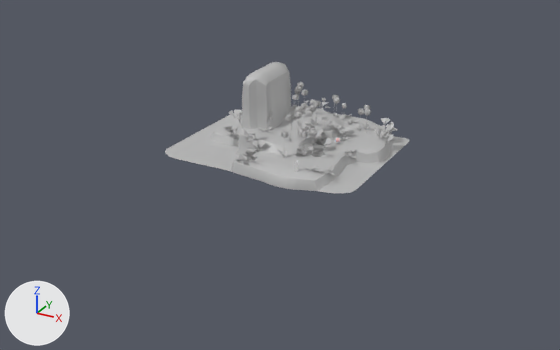
The Blender file scenes/proto-world2.blend as it was, and as the next commit left it.
The view is the same before and after, from a 50 mm lens placed at (69.8, -134.6, 65.4), pointed at (-8.0, 6.8, -5.3). The axes (+X, +Y, +Z) are drawn at lower left. The lights are the same throughout.

Names of what the first picture shows: 'WalkMe'.
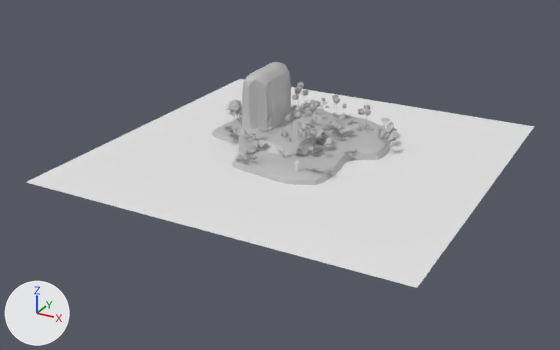
Pixel boxes (x1, y1, x2, y2) of what changed, in the pictures (560 x 350 px):
'Water', added
    after: (26, 79, 534, 288)
'FLO_03', added
    after: (226, 100, 242, 115)
'FLO_03_foc_01.001', added
    after: (229, 99, 242, 114)

The change, as a list of edits to the scene's bpy script:
```text
Add mat_lambert1_005:
    mat_lambert1_005 = principled_material('lambert1.005')
    mat_lambert1_005.base_color = (0.5, 0.5, 0.5)  # grey #bcbcbc
    mat_lambert1_005.roughness = 0.553
Add me_plane:
    me_plane.from_pydata([(-43.3, -43.3, 0.0), (43.3, -43.3, 0.0), (-43.3, 43.3, 0.0), (43.3, 43.3, 0.0)], [], [(0, 1, 3, 2)])
Add me_mesh_013:
    me_mesh_013.from_pydata(...)  # 1660 vertices, 1664 faces; spans x -0.614..0.655, y -0.744..0.744, z -0.491..0.505
    me_mesh_013.materials.append(mat_lambert1_005)  # grey #bcbcbc
Add ob_water:
    ob_water = bpy.data.objects.new('Water', me_plane)
    ob_water.location = (-6.0, 13.9, -1.8)
Add ob_flo_03_foc_01_001:
    ob_flo_03_foc_01_001 = bpy.data.objects.new('FLO_03_foc_01.001', me_cube_004)
    ob_flo_03_foc_01_001.parent = ob_flo_03
    ob_flo_03_foc_01_001.matrix_parent_inverse = Matrix(((1.0, 0.0, 0.0, 0.00215), (0.0, 1.0, 0.0, 3.523), (0.0, 0.0, 1.0, -1.64), (0.0, 0.0, 0.0, 1.0)))
    ob_flo_03_foc_01_001.location = (-0.0567, -3.472, 1.618)
    ob_flo_03_foc_01_001.rotation_euler = (0.0, 0.0, -1.542)  # degrees (0, 0, -88)
    ob_flo_03_foc_01_001.scale = (7.69, 7.69, 7.69)
Add ob_flo_03:
    ob_flo_03 = bpy.data.objects.new('FLO_03', me_mesh_013)
    ob_flo_03.location = (-28.5, 21.4, 3.4)
    ob_flo_03.rotation_euler = (0.0, 0.193, -0.581)  # degrees (0, 11, -33)
    ob_flo_03.scale = (3.41, 3.41, 3.41)
```
